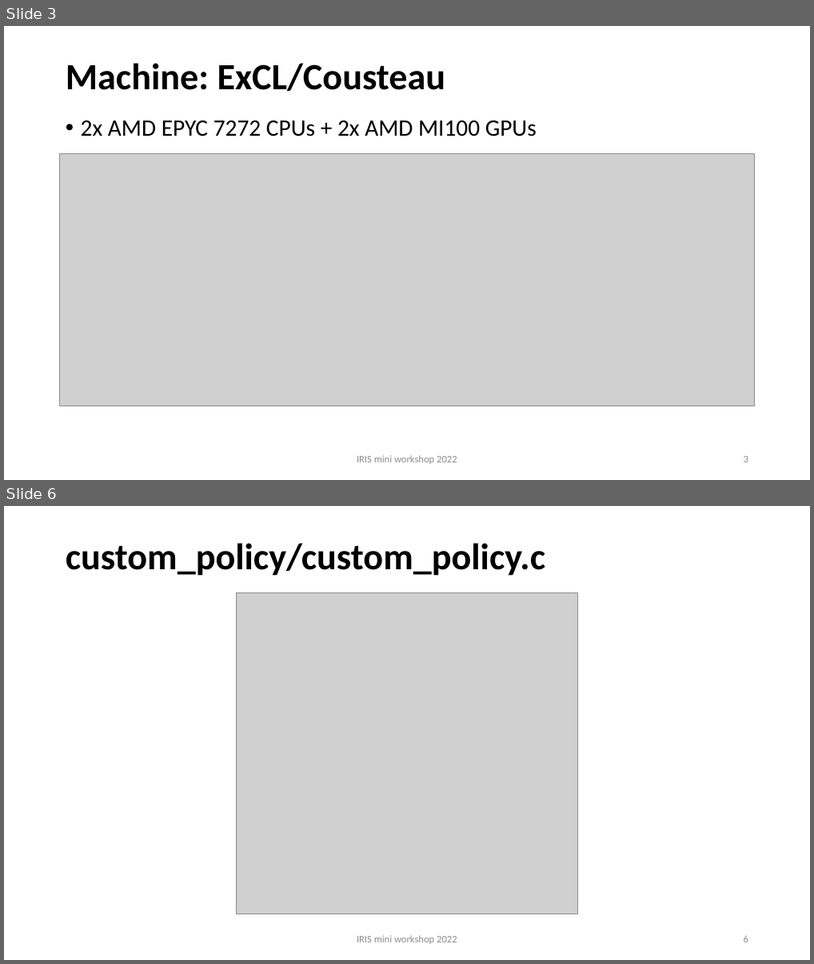
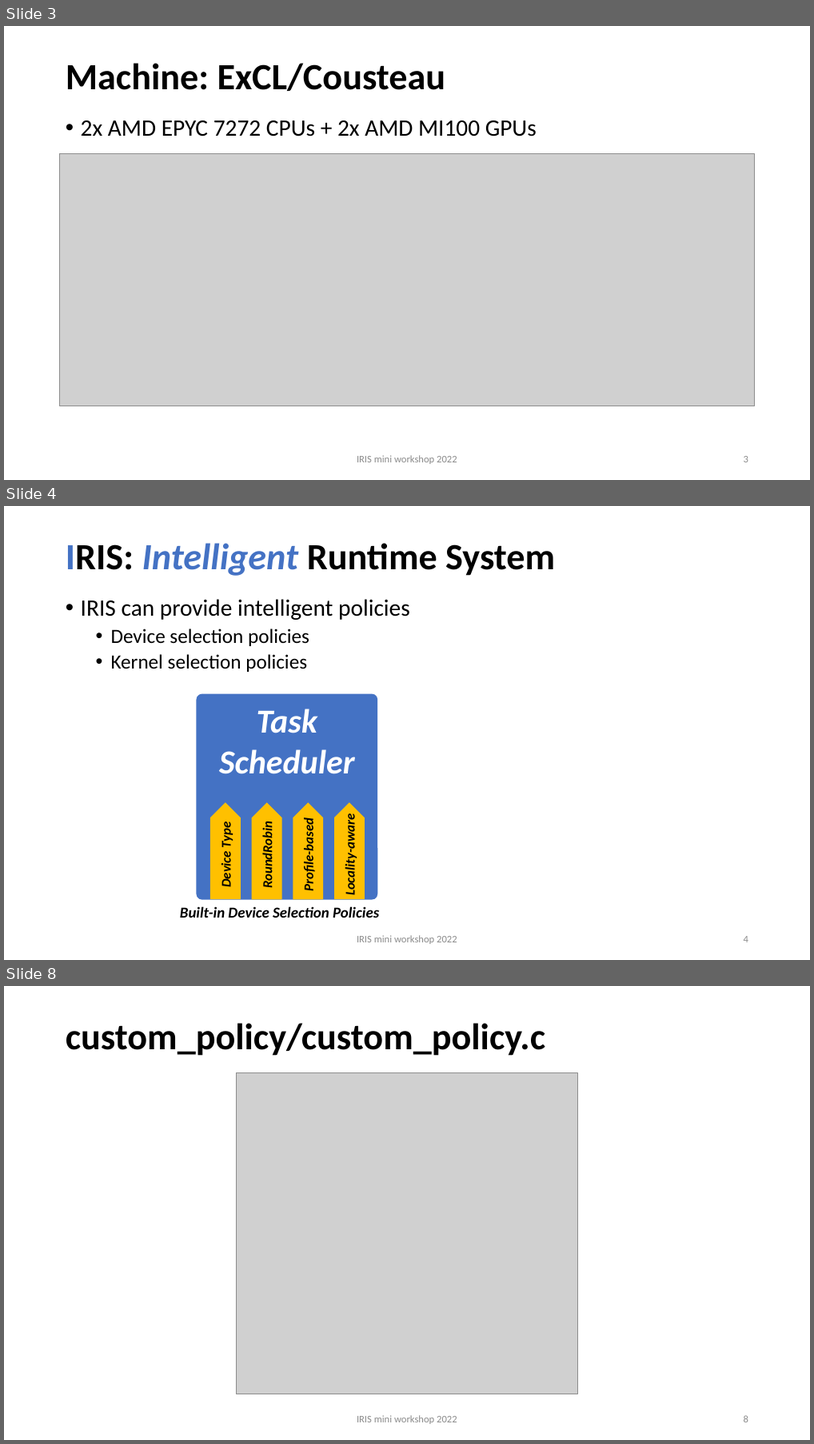
Before and after one commit to iris-programming/iris-programming.github.io, a slide deck: pdf/2022-miniworkshop-custompolicy.pptx. Shown one above the other, each under a label of ours: slides 3 and 6 before the commit, slides 3, 4 and 8 after it; the slides between them are not shown. The pictures are 814x964 and 814x1444 pixels, drawn with LibreOffice and Linux fonts; fonts in the diff are those of the drawing; grey boxes stand for pictures. Boxes give left, top, right and bottom in pixels: in the first picture for what was removed or moved away, otherwise in the second. Text is boxed around its words. In the diff, an @@ line names an element or a change of style, - is before the commit and + after.

```diff
--- a/pdf/2022-miniworkshop-custompolicy.pptx
+++ b/pdf/2022-miniworkshop-custompolicy.pptx
@@ slide 4 added at box(4, 506, 810, 960), background #FFFFFF @@
@@ title added at box(66, 543, 555, 576), 44 pt, text #000000, bold @@
+IRIS: Intelligent Runtime System
@@ text added at box(81, 599, 410, 672), 24 pt, text #000000 @@
+• IRIS can provide intelligent policies
+  • Device selection policies
+  • Kernel selection policies
@@ rounded rectangle added at box(196, 693, 378, 900), fill #4472C4, 40 pt, text #FFFFFF, bold, italic @@
+Task Scheduler
@@ pentagon arrow added at box(210, 803, 241, 900), fill #FFC000, 16 pt, text #000000, bold, italic @@
+Device Type
@@ pentagon arrow added at box(252, 803, 282, 900), fill #FFC000, 16 pt, text #000000, bold, italic @@
+RoundRobin
@@ pentagon arrow added at box(293, 803, 323, 900), fill #FFC000, 16 pt, text #000000, bold, italic @@
+Profile-based
@@ pentagon arrow added at box(334, 803, 365, 900), fill #FFC000, 16 pt, text #000000, bold, italic @@
+Locality-aware
@@ text added at box(180, 906, 379, 917), 18 pt, text #000000, bold, italic @@
+Built-in Device Selection Policies
@@ text added at box(357, 935, 458, 944), 12 pt, text #8C8C8C @@
+IRIS mini workshop 2022
@@ page number added at box(744, 936, 749, 942), 12 pt, text #8C8C8C @@
+4
@@ what was slide 6 is now slide 8 @@
```
Also in this commit, not shown: 2 slides changed, 1 other slide added, 1 other file.
